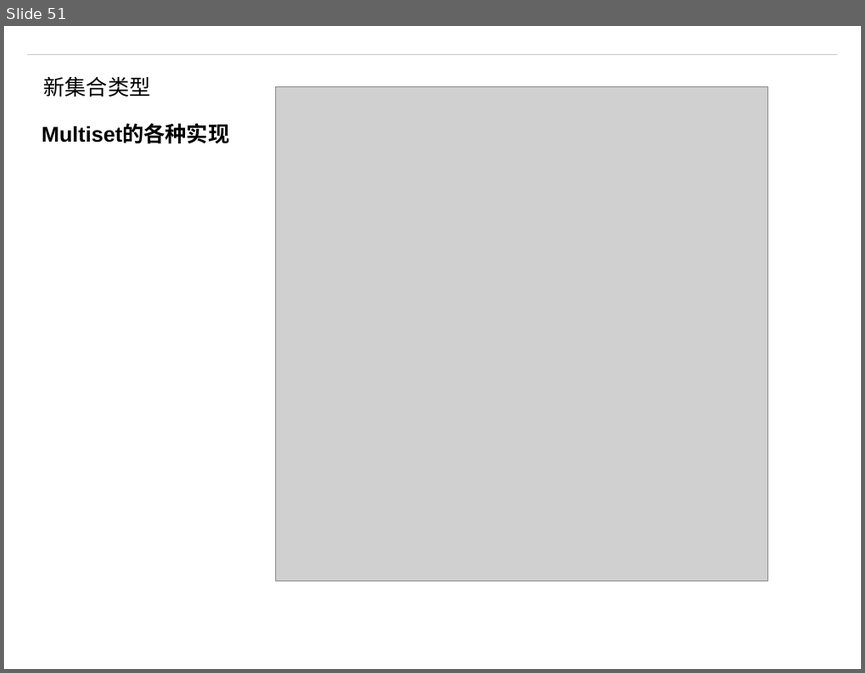
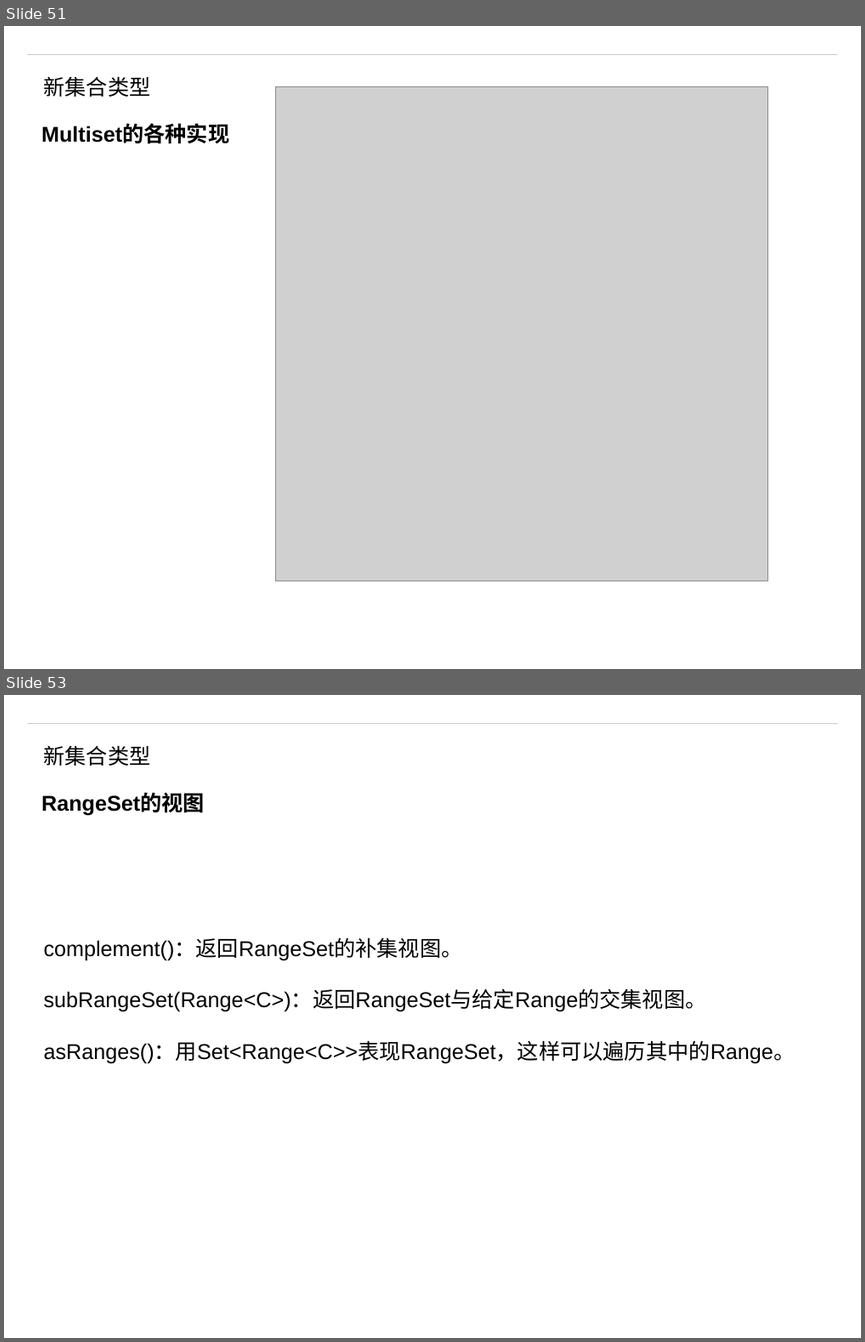
Before and after one commit to matt19870107/Guava, a slide deck: Guava.pptm. Shown one above the other, each under a label of ours: slide 51 before the commit, slides 51 and 53 after it; the slides between them are not shown. The pictures are 865x673 and 865x1342 pixels, drawn with LibreOffice and Linux fonts; fonts in the diff are those of the drawing; grey boxes stand for pictures; background and template pictures are left out. Boxes give left, top, right and bottom in pixels: in the first picture for what was removed or moved away, otherwise in the second. Text is boxed around its words. In the diff, an @@ line names an element or a change of style, - is before the commit and + after.

Commit message:
rangeset

```diff
--- a/Guava.pptm
+++ b/Guava.pptm
@@ slide 53 added at (x1=4, y1=695, x2=861, y2=1338), background #FFFFFF; not listed: 1 template element that a slide beside it also shows @@
@@ text added at (x1=44, y1=746, x2=151, y2=766), 18 pt, text #000000 @@
+新集合类型
@@ text added at (x1=41, y1=794, x2=205, y2=816), 18 pt, text #000000, bold @@
+RangeSet的视图
@@ text added at (x1=44, y1=939, x2=795, y2=1063), 18 pt, text #000000 @@
+complement()：返回RangeSet的补集视图。
+subRangeSet(Range<C>)：返回RangeSet与给定Range的交集视图。
+asRanges()：用Set<Range<C>>表现RangeSet，这样可以遍历其中的Range。
```
Also in this commit, not shown: 2 other slides added.
